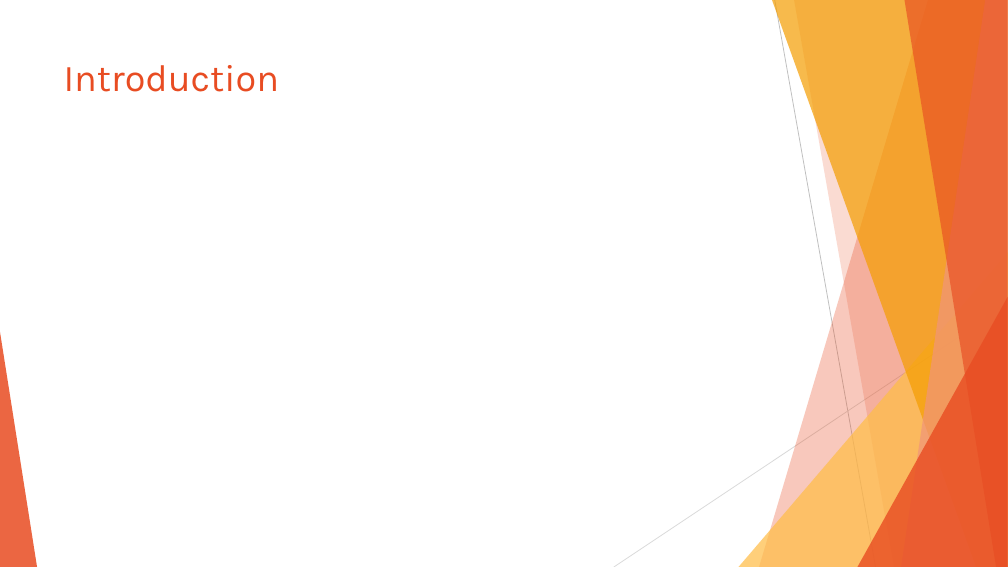
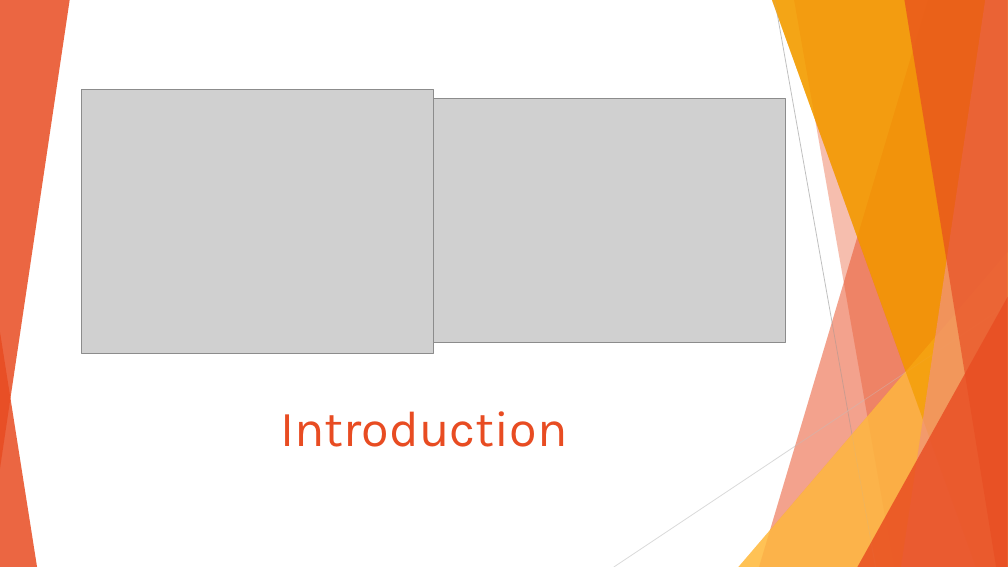
Before and after one commit to SamuelProvencher/TP-Apprentissage, a slide deck: slide 2 of PP.pptx. Drawn at 1008x567 pixels with LibreOffice and Linux fonts; fonts in the diff are those of the drawing; grey boxes stand for pictures. Boxes give left, top, right and bottom in pixels: in the first picture for what was removed or moved away, otherwise in the second. Text is boxed around its words. In the diff, an @@ line names an element or a change of style, - is before the commit and + after.

```diff
--- a/PP.pptx
+++ b/PP.pptx
@@ group added at bbox=[0, 0, 1008, 567]: 5 freeform shapes, 3 triangles, 2 lines @@
@@ line removed from (775, 0) to (876, 567) @@
@@ picture added at bbox=[82, 89, 433, 353] @@
@@ picture added at bbox=[434, 98, 786, 343] @@
@@ line removed from (1008, 305) to (614, 567) @@
@@ title "Introduction": place and size @@
-title "Introduction" at bbox=[64, 65, 280, 92]
+title "Introduction" at bbox=[280, 411, 567, 447]
@@ title "Introduction" at bbox=[280, 411, 567, 447]: size 36 to 48 pt; alignment left to centre; vertical alignment top to bottom @@
```
Also in this commit, not shown: 28 other slides changed, 5 slides removed.
